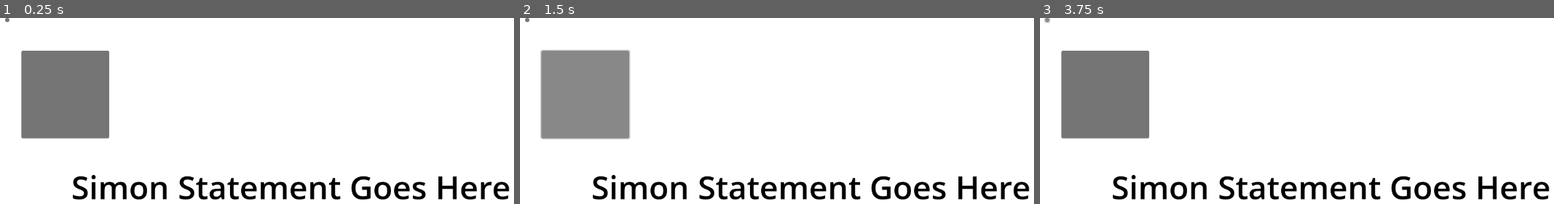
Above: before the commit, frames 1-3 (left to right).
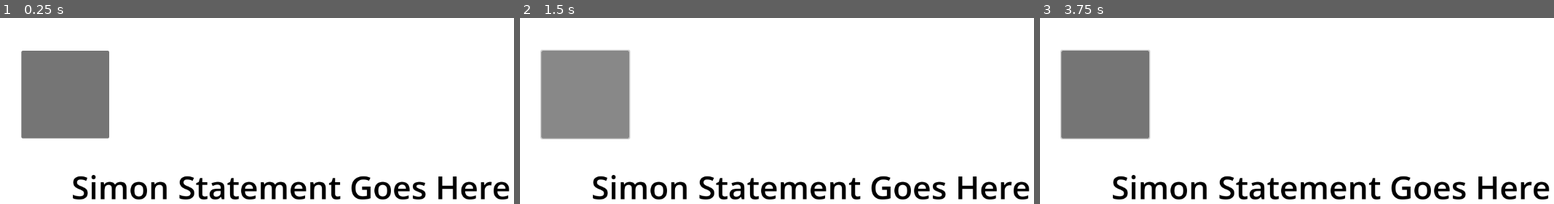
Above: after the commit, the same moments.

Repository: BKZeigler/CPSC362Platformer
Game: Godot game, scene res://scenes/level1s.tscn
Two runs of this game, one before a commit and one after it. Both use one fixed random seed, a clock stepped at 60 frames per second and the inputs below. This scene is started directly instead of the project's main scene.
Inputs (mouse positions are in pixels of both pictures, inside the frame that each line leads up to):
- Up to frame 1 (0.25 s): no input
- Up to frame 2 (1.5 s): click (525, 19) at 0.52 s; click (586, 94) at 1.25 s
- Up to frame 3 (3.75 s): click (1106, 94) at 2 s; click (1106, 94) at 2.75 s; click (1045, 19) at 3.52 s

The runs differ from the first frame. In frame 1, less than 0.1% of the frame differs, in the area x 0-2%, y 0-3%; in frame 2, less than 0.1%; in frame 3, 0.3%, in the area x 0-22%, y 0-66%.

Commit message:
Rename green button and place in correct location

Diff:
--- a/scenes/level1s.tscn
+++ b/scenes/level1s.tscn
@@ -1,10 +1,13 @@
-[gd_scene load_steps=3 format=3 uid="uid://r6nx85y10xsx"]
+[gd_scene load_steps=4 format=3 uid="uid://r6nx85y10xsx"]
 
 [sub_resource type="StyleBoxFlat" id="StyleBoxFlat_cvdci"]
 bg_color = Color(1, 0, 0, 1)
 
 [sub_resource type="StyleBoxFlat" id="StyleBoxFlat_8xwam"]
 bg_color = Color(1, 1, 0, 1)
+
+[sub_resource type="StyleBoxFlat" id="StyleBoxFlat_qey8t"]
+bg_color = Color(0, 1, 0, 1)
 
 [node name="level1s" type="Node2D"]
 
@@ -43,8 +46,10 @@
 offset_bottom = 1064.0
 theme_override_styles/normal = SubResource("StyleBoxFlat_8xwam")
 
-[node name="Button4" type="Button" parent="ColorRect"]
+[node name="green" type="Button" parent="ColorRect"]
 layout_mode = 0
-offset_left = 19.0
-offset_right = 27.0
-offset_bottom = 8.0
+offset_left = 859.0
+offset_top = 853.0
+offset_right = 1081.0
+offset_bottom = 1075.0
+theme_override_styles/normal = SubResource("StyleBoxFlat_qey8t")
